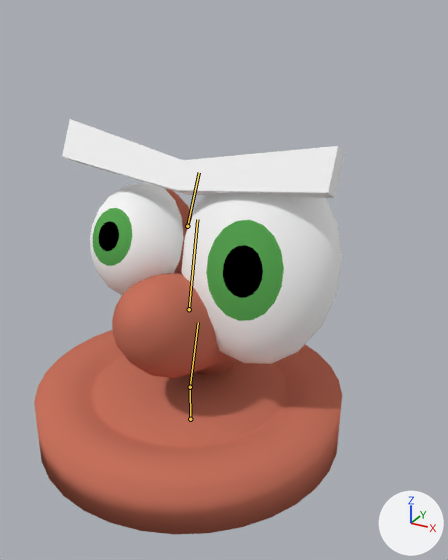
One commit to the Blender file Assets/Models/Tom.blend: the scene before it, then after it.
One viewpoint serves both versions: a camera (50 mm lens) standing at (2.82, -4.42, 3.84) and looking at (0.38, 0.01, 1.63). The axes (+X, +Y, +Z) are drawn at lower right. The lights are the same throughout. Both versions are drawn at frame 10 of the action 'Celebrate'; the numbers are the values there. The bones that bend it are drawn over the model as lines.

In view in the first picture: 'Base', 'Cube', 'Eye_L', 'Eye_R', 'Sphere.002'.
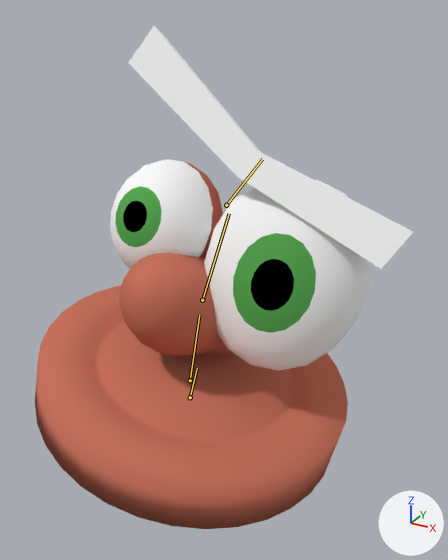
The change, as a diff of the scene's bpy script:
```diff
--- a/Assets/Models/Tom.blend.py
+++ b/Assets/Models/Tom.blend.py
@@ bone_base @@
 bone_base = bpy.data.objects['Armature'].pose.bones['Base']
-bone_base.location = (0.0, 0.0, 0.0)
-bone_base.rotation_quaternion = (1.0, 0.0, 0.0, 0.0)  # degrees (0, 0, 0)
+bone_base.location = (0.01, 0.69, 0.0)
+bone_base.rotation_quaternion = (0.992, -0.119, 0.004, -0.013)  # degrees (-14, 0, -2)
@@ bone_nose @@
 bone_nose = bpy.data.objects['Armature'].pose.bones['Nose']
-bone_nose.location = (0.0, 0.0, 0.0)
-bone_nose.rotation_quaternion = (0.992, 0.0, 0.0, 0.125)  # degrees (0, 0, 14)
+bone_nose.location = (0.0, 0.19, 0.0)
+bone_nose.rotation_quaternion = (0.988, 0.0, 0.0, 0.15)  # degrees (0, 0, 17)
@@ bone_eyes @@
 bone_eyes = bpy.data.objects['Armature'].pose.bones['Eyes']
-bone_eyes.location = (0.0, 0.48, 0.0)
-bone_eyes.rotation_quaternion = (0.995, 0.0, 0.0, 0.104)  # degrees (0, 0, 12)
+bone_eyes.location = (0.01, 0.83, -0.4)
+bone_eyes.rotation_quaternion = (0.988, -0.113, 0.014, 0.084)  # degrees (-13, 3, 9)
@@ bone_eyes_001 @@
 bone_eyes_001 = bpy.data.objects['Armature'].pose.bones['Eyes.001']
-bone_eyes_001.location = (0.0, 0.4, 0.0)
-bone_eyes_001.rotation_quaternion = (0.977, 0.0, 0.0, 0.215)  # degrees (0, 0, 25)
+bone_eyes_001.location = (0.01, 1.05, -1.04)
+bone_eyes_001.rotation_quaternion = (0.941, -0.267, 0.06, 0.184)  # degrees (-30, 12, 19)
```

Location of each change, [x1, y1, x2, y2] in pixels of the pictures (448 x 560 px):
'Base', posed (20% taller)
    before: [34, 330, 342, 534]
    after: [35, 285, 348, 529]
'Eye_L', posed
    before: [181, 194, 342, 364]
    after: [204, 179, 372, 371]
'Cube', posed (205% taller)
    before: [62, 119, 345, 198]
    after: [128, 26, 413, 269]
'Eye_R', posed (11% wider)
    before: [90, 183, 192, 295]
    after: [110, 159, 223, 269]
'Sphere.002', posed
    before: [112, 273, 236, 378]
    after: [119, 253, 234, 356]
bone 'Base', root to tip
    before: (190, 419) to (190, 387)
    after: (190, 397) to (197, 368)
bone 'Nose', root to tip
    before: (190, 387) to (198, 322)
    after: (190, 380) to (199, 315)
bone 'Eyes', root to tip
    before: (189, 309) to (197, 219)
    after: (202, 300) to (229, 213)
bone 'Eyes.001', root to tip
    before: (187, 226) to (199, 172)
    after: (226, 205) to (262, 159)
